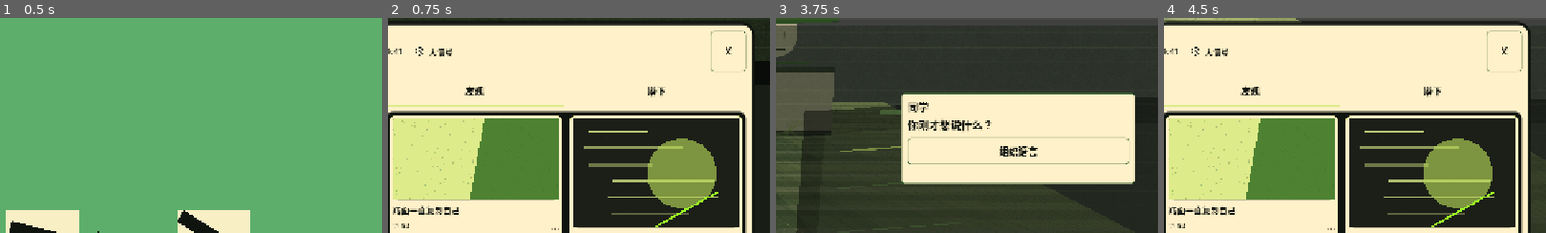
Above: before the commit, frames 1-4 (left to right).
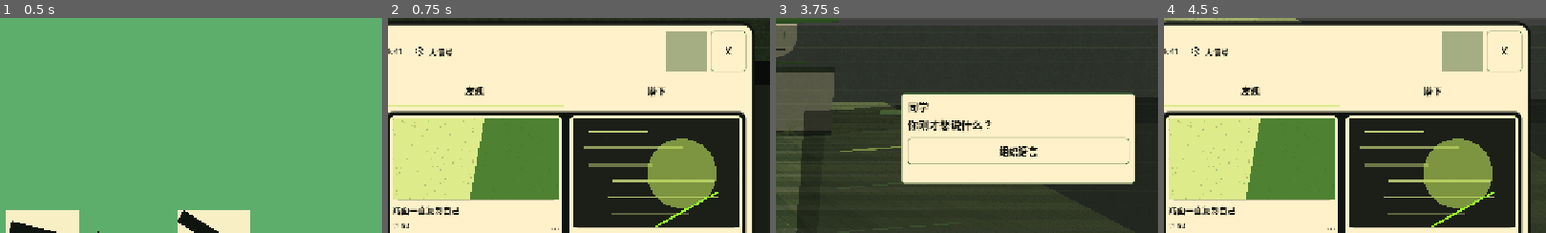
Above: after the commit, the same moments.

Repository: zhangyangdi233-sudo/memes-minigame
Game: Godot game, scene res://scenes/babel_meme_game.tscn
The game is run twice, just before and just after one commit, with the same random seed, the same clock (stepped at 60 frames per second) and the same inputs.
Inputs (mouse positions are % of the whole screen's width and height, from its top left):
- Up to frame 1 (0.5 s): no input
- Up to frame 2 (0.75 s): click "开始游戏" at 0.5 s
- Up to frame 3 (3.75 s): click (6, 15) at 1.25 s; click (6, 31) at 2 s; click (6, 47) at 2.75 s; click "放下手机" at 3.5 s
- Up to frame 4 (4.5 s): click "PHONE 打开" at 4.25 s
The pictures show only the part of the screen within x 50-100%, y 0-50%; the shares and areas given below are measured in that part.

Frame 1 is identical in both runs. In frame 2, 2.0% of the frame differs, in the area x 72-84%, y 6-25%; in frame 3, nothing differs; in frame 4, 2.0%.

Commit message:
Make social phone dragging more reliable

Diff:
--- a/scripts/babel_meme_game.gd
+++ b/scripts/babel_meme_game.gd
@@ -332,7 +332,7 @@
 	if _dragged_window == null:
 		return
 	if event is InputEventMouseMotion:
-		_dragged_window.global_position = get_viewport().get_mouse_position() - _drag_offset
+		_dragged_window.global_position = _event_pointer_position(event) - _drag_offset
 		_clamp_window_to_viewport(_dragged_window)
 	elif event is InputEventMouseButton and event.button_index == MOUSE_BUTTON_LEFT and not event.pressed:
 		_dragged_window = null
@@ -1428,6 +1428,13 @@
 	top_spacer.mouse_filter = Control.MOUSE_FILTER_IGNORE
 	top_spacer.size_flags_horizontal = Control.SIZE_EXPAND_FILL
 	status_bar.add_child(top_spacer)
+	var drag_grip := ColorRect.new()
+	drag_grip.name = "SocialStatusDragGrip"
+	drag_grip.color = _theme_color("accent")
+	drag_grip.modulate.a = 0.45
+	drag_grip.mouse_filter = Control.MOUSE_FILTER_IGNORE
+	drag_grip.custom_minimum_size = Vector2(68, 4)
+	status_bar.add_child(drag_grip)
 	var close_social := Button.new()
 	close_social.name = "SocialAppInlineCloseButton"
 	close_social.text = "X"
@@ -2344,7 +2351,7 @@
 	if event is InputEventMouseButton and event.button_index == MOUSE_BUTTON_LEFT:
 		if event.pressed:
 			_dragged_window = window
-			_drag_offset = get_viewport().get_mouse_position() - window.global_position
+			_drag_offset = _event_pointer_position(event) - window.global_position
 			window.move_to_front()
 			if window is CanvasItem:
 				(window as CanvasItem).z_index = maxi((window as CanvasItem).z_index, 24)
@@ -2353,10 +2360,19 @@
 		if not (handle is Button):
 			handle.accept_event()
 	elif event is InputEventMouseMotion and _dragged_window == window:
-		window.global_position = get_viewport().get_mouse_position() - _drag_offset
+		window.global_position = _event_pointer_position(event) - _drag_offset
 		_clamp_window_to_viewport(window)
 		if not (handle is Button):
 			handle.accept_event()
+
+
+func _event_pointer_position(event: InputEvent) -> Vector2:
+	if event is InputEventMouse:
+		var mouse_event := event as InputEventMouse
+		return mouse_event.global_position
+	if get_viewport() != null:
+		return get_viewport().get_mouse_position()
+	return Vector2.ZERO
 
 
 func _clamp_window_to_viewport(window: Control) -> void:
--- a/tests/test_main_scene.gd
+++ b/tests/test_main_scene.gd
@@ -123,6 +123,7 @@
 		var babel_app_window := _find_node_by_name(root, "BabelAppWindow") as PanelContainer
 		var social_app_window := _find_node_by_name(root, "SocialAppWindow") as PanelContainer
 		var social_drag_bar := _find_node_by_name(root, "SocialWindowDragBar") as HBoxContainer
+		var social_drag_grip := _find_node_by_name(root, "SocialStatusDragGrip") as ColorRect
 		var shop_app_window := _find_node_by_name(root, "ShopAppWindow") as PanelContainer
 		var notebook_app_window := _find_node_by_name(root, "NotebookAppWindow") as PanelContainer
 		var phone_handle := _find_node_by_name(root, "PhoneWindowHandle") as Label
@@ -388,6 +389,7 @@
 			babel_handle = _find_node_by_name(root, "BabelAppWindowHandle") as Label
 			shop_handle = _find_node_by_name(root, "ShopAppWindowHandle") as Label
 			notebook_handle = _find_node_by_name(root, "NotebookAppWindowHandle") as Label
+			social_drag_grip = _find_node_by_name(root, "SocialStatusDragGrip") as ColorRect
 			babel_close = _find_node_by_name(root, "BabelAppWindowCloseButton") as Button
 			social_close = _find_node_by_name(root, "SocialAppWindowCloseButton") as Button
 			shop_close = _find_node_by_name(root, "ShopAppWindowCloseButton") as Button
@@ -458,6 +460,9 @@
 		if social_status_bar != null:
 			_assert_true(social_status_bar.has_meta("drag_handle"), "social phone status bar should be the visible drag handle")
 			_assert_true(social_status_bar.custom_minimum_size.y >= 60.0, "social phone status bar should leave enough draggable area beside the close button")
+		_assert_true(social_drag_grip != null, "social phone status bar should include a visible drag grip")
+		if social_drag_grip != null:
+			_assert_true(social_drag_grip.mouse_filter == Control.MOUSE_FILTER_IGNORE, "social drag grip should not steal phone status-bar dragging")
 		_assert_true(social_inline_close != null, "social app should expose a visible in-phone close button")
 		if social_inline_close != null:
 			_assert_true(social_inline_close.custom_minimum_size.x >= 44.0 and social_inline_close.custom_minimum_size.y >= 44.0, "social in-phone close button should be easy to click")
@@ -847,6 +852,27 @@
 				root._move_window_for_test("app:social", Vector2(-190, 0))
 				root._render()
 				_assert_true(not _controls_overlap(meme_bank_popup, social_app_window), "meme bank corner should avoid a dragged social phone")
+		if social_app_window != null and social_status_bar != null and root.has_method("_on_window_handle_gui_input"):
+			var pointer_start := social_status_bar.global_position + Vector2(36, 24)
+			var pointer_end := pointer_start + Vector2(52, 34)
+			var direct_drag_start := social_app_window.position
+			var drag_press := InputEventMouseButton.new()
+			drag_press.button_index = MOUSE_BUTTON_LEFT
+			drag_press.pressed = true
+			drag_press.global_position = pointer_start
+			root._on_window_handle_gui_input(drag_press, "app:social", social_app_window, social_status_bar)
+			var drag_motion := InputEventMouseMotion.new()
+			drag_motion.global_position = pointer_end
+			root._input(drag_motion)
+			var drag_release := InputEventMouseButton.new()
+			drag_release.button_index = MOUSE_BUTTON_LEFT
+			drag_release.pressed = false
+			drag_release.global_position = pointer_end
+			root._input(drag_release)
+			_assert_true(social_app_window.position != direct_drag_start, "real mouse-event dragging should move the social phone window")
+			var direct_drag_end := social_app_window.position
+			root._render()
+			_assert_eq(social_app_window.position, direct_drag_end, "real mouse-event dragged social phone position should survive render")
 		_assert_true(_has_node_with_method(root, "set_drag_payload"), "notebook and bank items should expose drag payloads")
 		_assert_true(_has_node_with_method(root, "configure_drop_target"), "slots and dialogue blank should expose drop targets")
 		root._on_slot_token_dropped({"kind": "token", "id": "n1"}, "object")
